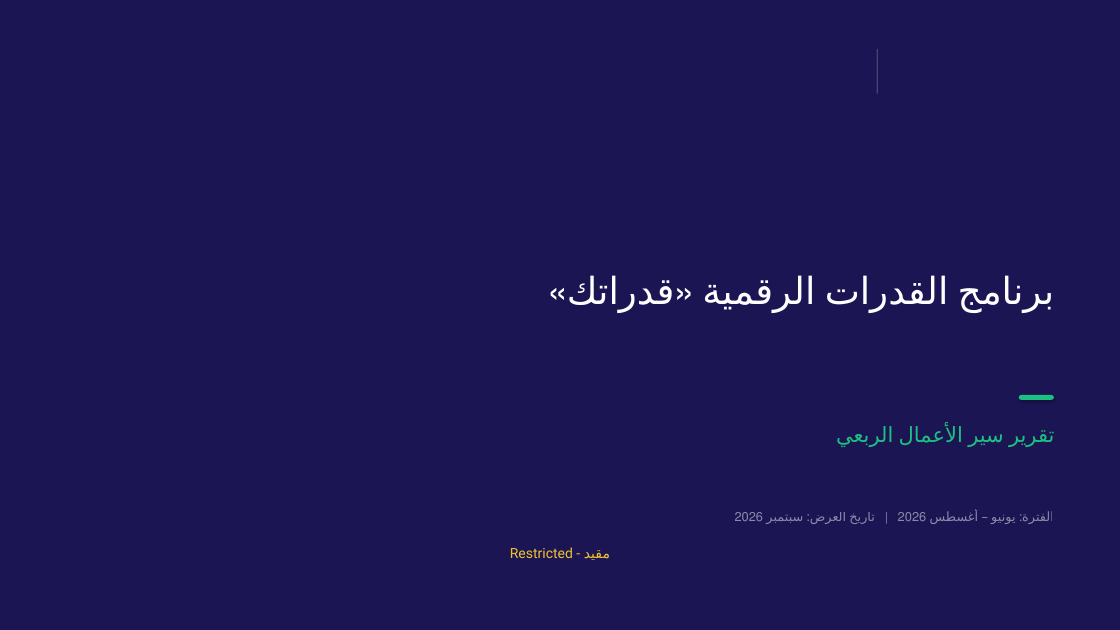
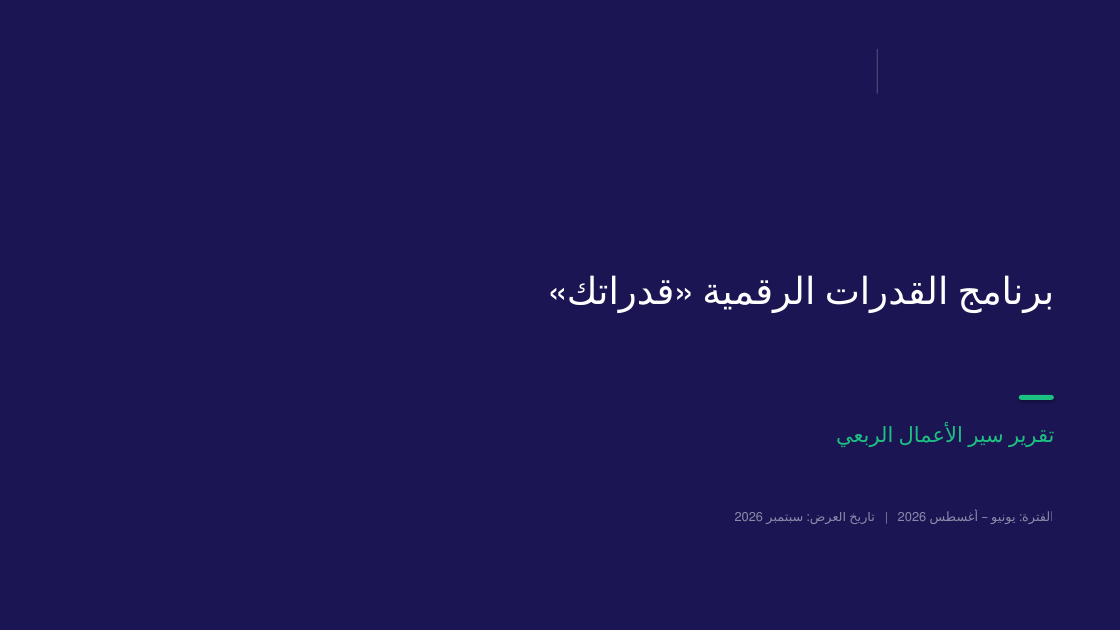
Before and after one commit to moalomary-ux/DGA, a slide deck: slide 1 of docs/presentations/qudratak-progress-report-jun-aug-2026.pptx. Drawn at 1120x630 pixels with LibreOffice and Linux fonts; fonts in the diff are those of the drawing; background and template pictures are left out. Boxes give left, top, right and bottom in pixels: in the first picture for what was removed or moved away, otherwise in the second. Text is boxed around its words. In the diff, an @@ line names an element or a change of style, - is before the commit and + after.

```diff
--- a/docs/presentations/qudratak-progress-report-jun-aug-2026.pptx
+++ b/docs/presentations/qudratak-progress-report-jun-aug-2026.pptx
@@ text removed at <box>510,547,610,560</box> @@
-Restricted - مقيد
```
Also in this commit, not shown: 21 other slides changed, 13 other files.
